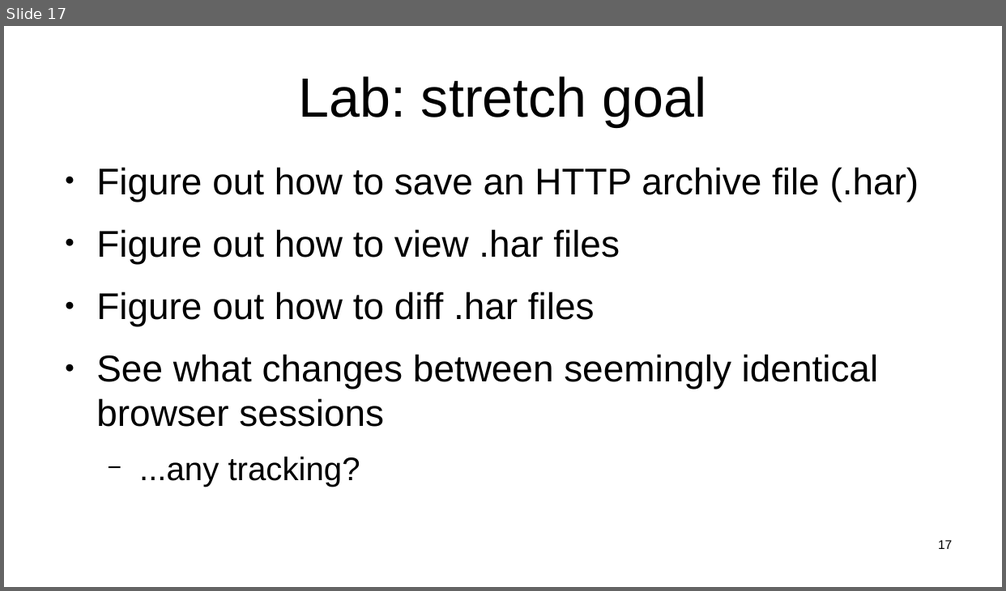
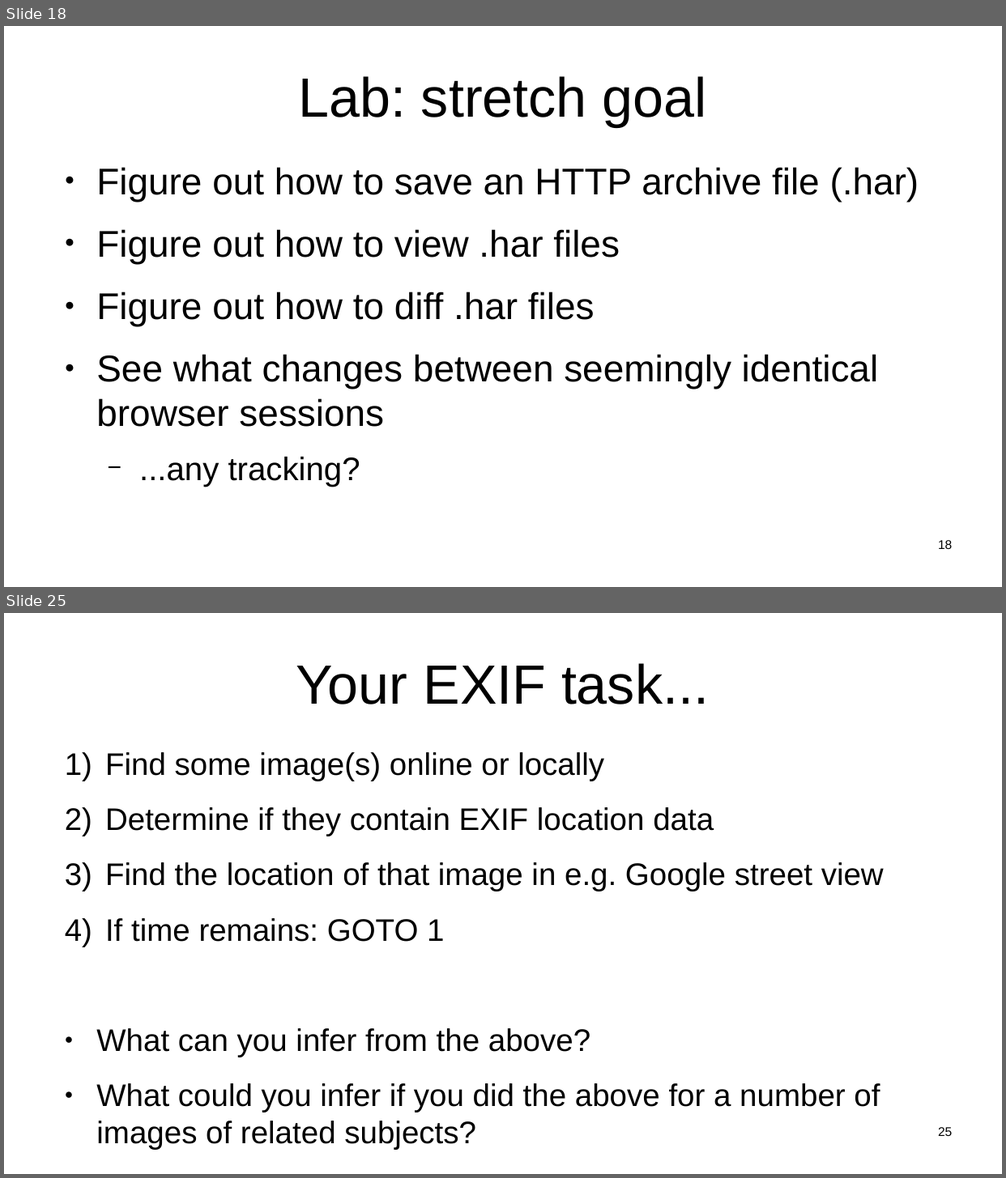
Before and after one commit to sftcd/witidtm, a slide deck: lectures/2021-2022/labs.odp. Shown one above the other, each under a label of ours: slide 17 before the commit, slides 18 and 25 after it; the slides between them are not shown. The pictures are 1006x591 and 1006x1178 pixels, drawn with LibreOffice and Linux fonts; fonts in the diff are those of the drawing. Boxes give left, top, right and bottom in pixels: in the first picture for what was removed or moved away, otherwise in the second. Text is boxed around its words. In the diff, an @@ line names an element or a change of style, - is before the commit and + after.

```diff
--- a/lectures/2021-2022/labs.odp
+++ b/lectures/2021-2022/labs.odp
@@ slide 25 added at (4, 613, 1002, 1174), background #FFFFFF @@
@@ title added at (296, 663, 709, 705), 44 pt, text #000000 @@
+Your EXIF task...
@@ text added at (96, 752, 884, 1150), 24.8 pt, text #000000 @@
+1) Find some image(s) online or locally
+2) Determine if they contain EXIF location data
+3) Find the location of that image in e.g. Google street view
+4) If time remains: GOTO 1
+● What can you infer from the above?
+● What could you infer if you did the above for a number of images of related subjects?
@@ page number added at (938, 1127, 952, 1136), 10 pt, text #000000 @@
+25
@@ what was slide 17 is now slide 18 @@
@@ page number at (938, 540, 952, 549): text changed @@
-17
+18
```
Also in this commit, not shown: 1 slide changed, 10 other slides added, 3 other files.
